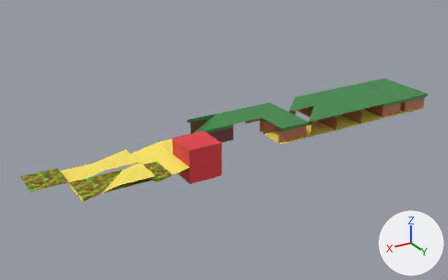
An edit to the COLLADA model Resources/Tiles.dae, drawn before and after from the same camera.
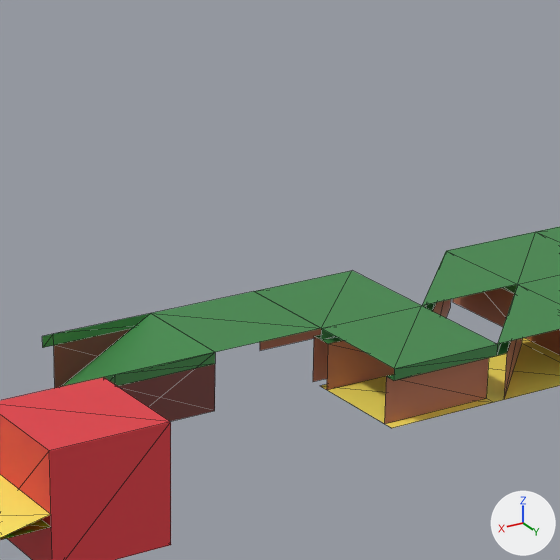
Old and new are each drawn whole from a camera (50 mm lens) standing at (17.92, 28.78, 13.52) and looking at (0.26, -0.66, -1.2) and again close up on the part from 39% to 73% of the width and 11% to 64% of the height. Arrows for +X, +Y and +Z are at lower right; the lights stay in place. The close-ups show mesh edges as thin lines.

Names of what the first close-up shows: 'Error', 'Hill_1_Edge', 'Hill_1_Edge_Sand', 'Hill_Diagonal', 'Hill_Diagonal_Sand', 'Hill_Flat', 'Hill_Opposite_Edges', 'Hill_Opposite_Edges_Sand', 'Hill_Ramp', 'Sand_Edge_Water'.
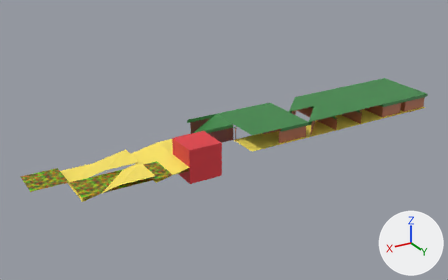
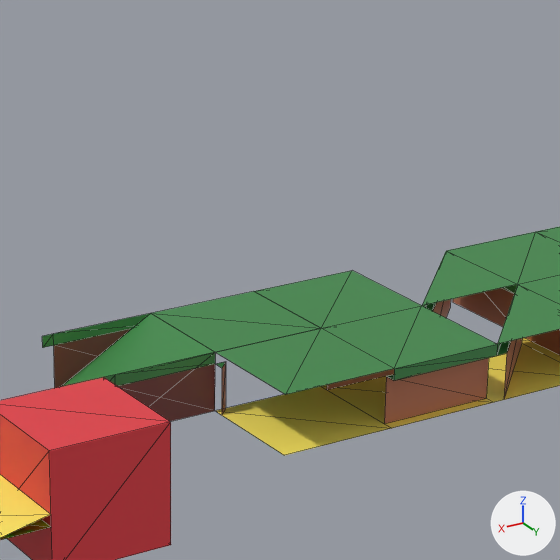
Pixel boxes (x1, y1, x2, y2) of what changed, in the close-ups (560 x 560 px):
'Hill_Inner_Corner_Sand', added: after (216, 328, 394, 455)

The change in detail:
Mesh me_hill_diagonal_sand_001 is new.
It has 14 vertices, 8 faces and spans x -1.0..1.0, y -1.0..1.0, z -1.0..0.0.
It uses material mat_material (picture img_endesga_32_1x_png_001_png).
Object 'Hill_Inner_Corner_Sand' (ob_hill_inner_corner_sand) is new; it shows me_hill_diagonal_sand_001.
Its location is (-1.0, 1.0, 0.0).
